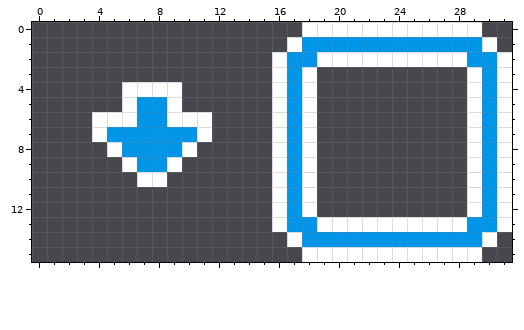
Edited in one commit: pixel-art sprite (assets/images/spritesheet/gravity_zone.png). Above: the version before the commit.
The file is 32x16 pixels.
The same view after the edit:
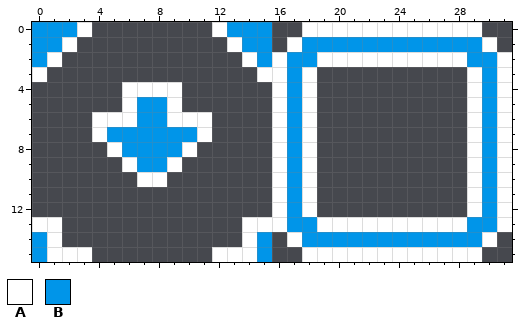
Palette (. is transparent): A #ffffff  B #0095e9
Commit message: Tiled gravity zone arrow
Edits made:
y 0: x 0..3 .... -> BBBA; x 12..15 .... -> ABBB
y 1: x 0..2 ... -> BBA; x 13..15 ... -> ABB
y 2: x 0..1 .. -> BA; x 14..15 .. -> AB
y 3: x 0 . -> A; x 15 . -> A
y 13: x 0..1 .. -> AA; x 14..15 .. -> AA
y 14: x 0..1 .. -> BA; x 14..15 .. -> AB
y 15: x 0..3 .... -> BAAA; x 12..15 .... -> AAAB
